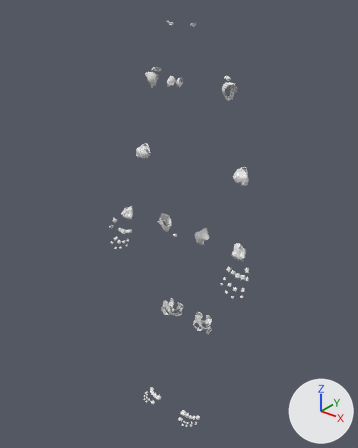
Renders of the Blender file reactive/skeleton-workbench/z-anatomy-candidate/assets/z-connections-candidate.blend from each side of a commit.
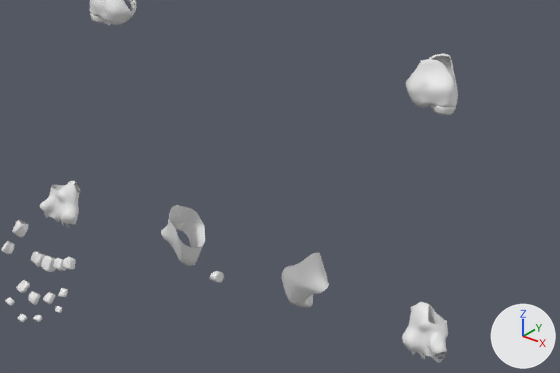
Old and new are each drawn whole from a 50 mm lens placed at (1.037, -1.317, 1.686), pointed at (-0.021, 0.006, 0.866) and again close up on the part from 30% to 78% of the width and 34% to 59% of the height. Arrows for +X, +Y and +Z are at lower right; the lights stay in place. The first two pictures are the older version.

Objects in the first close-up: 'capsule_hip_L', 'capsule_hip_R', 'capsule_humeroulnar_L', 'capsule_humeroulnar_R', 'capsule_radiocarpal_L', 'capsule_radiocarpal_R', 'capsules_mcp_R' and 5 more.
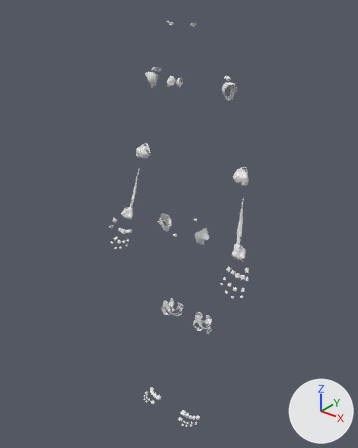
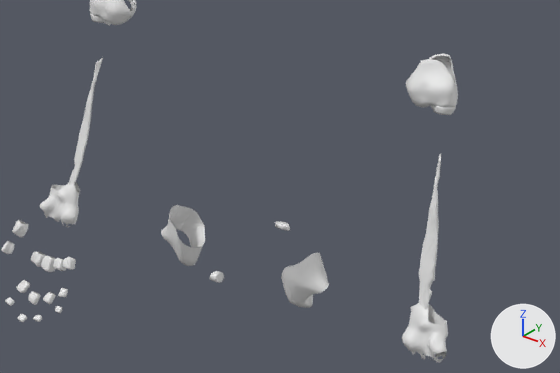
Scene script edits in JSON lines:
```json
{"op": "add", "block": "me_fibrous_forearm_interosseous_r", "code": ["me_fibrous_forearm_interosseous_r = bpy.data.meshes.new('fibrous_forearm_interosseous_R')", "me_fibrous_forearm_interosseous_r.from_pydata(...)  # 1385 vertices, 2766 faces; spans x -0.012..0.011, y -0.022..0.027, z -0.072..0.09", "me_fibrous_forearm_interosseous_r.polygons.foreach_set('use_smooth', [True] * 2766)"]}
{"op": "add", "block": "me_fibrous_forearm_interosseous_l", "code": ["me_fibrous_forearm_interosseous_l = bpy.data.meshes.new('fibrous_forearm_interosseous_L')", "me_fibrous_forearm_interosseous_l.from_pydata(...)  # 1385 vertices, 2766 faces; spans x -0.011..0.012, y -0.022..0.027, z -0.072..0.09", "me_fibrous_forearm_interosseous_l.polygons.foreach_set('use_smooth', [True] * 2766)"]}
{"op": "add", "block": "me_sacrococcygeal_disc", "code": ["me_sacrococcygeal_disc = bpy.data.meshes.new('sacrococcygeal_disc')", "me_sacrococcygeal_disc.from_pydata(...)  # 96 vertices, 188 faces; spans x -0.0107..0.0107, y -0.0052..0.0055, z -0.0029..0.0024", "me_sacrococcygeal_disc.polygons.foreach_set('use_smooth', [True] * 188)"]}
{"op": "add", "block": "ob_fibrous_forearm_interosseous_r", "code": ["ob_fibrous_forearm_interosseous_r = bpy.data.objects.new('fibrous_forearm_interosseous_R', me_fibrous_forearm_interosseous_r)", "ob_fibrous_forearm_interosseous_r.location = (-0.247, 0.005, 0.944)"]}
{"op": "add", "block": "ob_fibrous_forearm_interosseous_l", "code": ["ob_fibrous_forearm_interosseous_l = bpy.data.objects.new('fibrous_forearm_interosseous_L', me_fibrous_forearm_interosseous_l)", "ob_fibrous_forearm_interosseous_l.location = (0.247, 0.005, 0.944)"]}
{"op": "add", "block": "ob_sacrococcygeal_disc", "code": ["ob_sacrococcygeal_disc = bpy.data.objects.new('sacrococcygeal_disc', me_sacrococcygeal_disc)", "ob_sacrococcygeal_disc.location = (0.0, 0.08, 0.864)"]}
```

What differs and where, as boxes (x1, y1, x2, y2) in the close-ups (560 x 373 px):
```json
{"object": "fibrous_forearm_interosseous_L", "change": "added", "after": [419, 154, 441, 309]}
{"object": "fibrous_forearm_interosseous_R", "change": "added", "after": [69, 58, 103, 185]}
{"object": "sacrococcygeal_disc", "change": "added", "after": [275, 222, 290, 231]}
```
